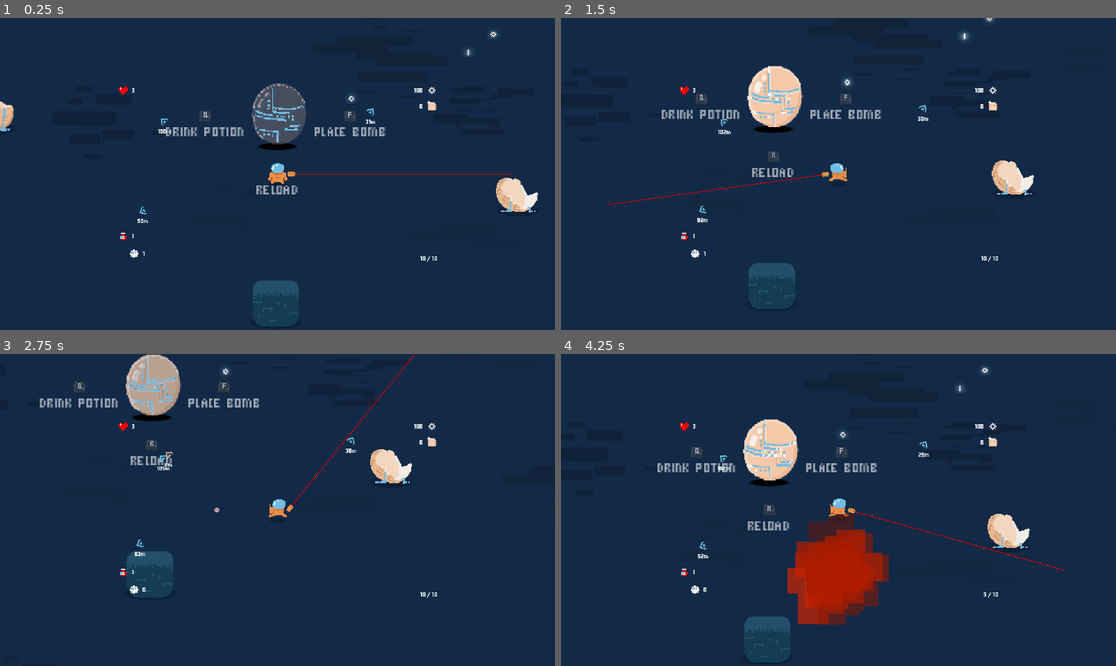
Above: before the commit, frames 1-4 (two rows, left to right).
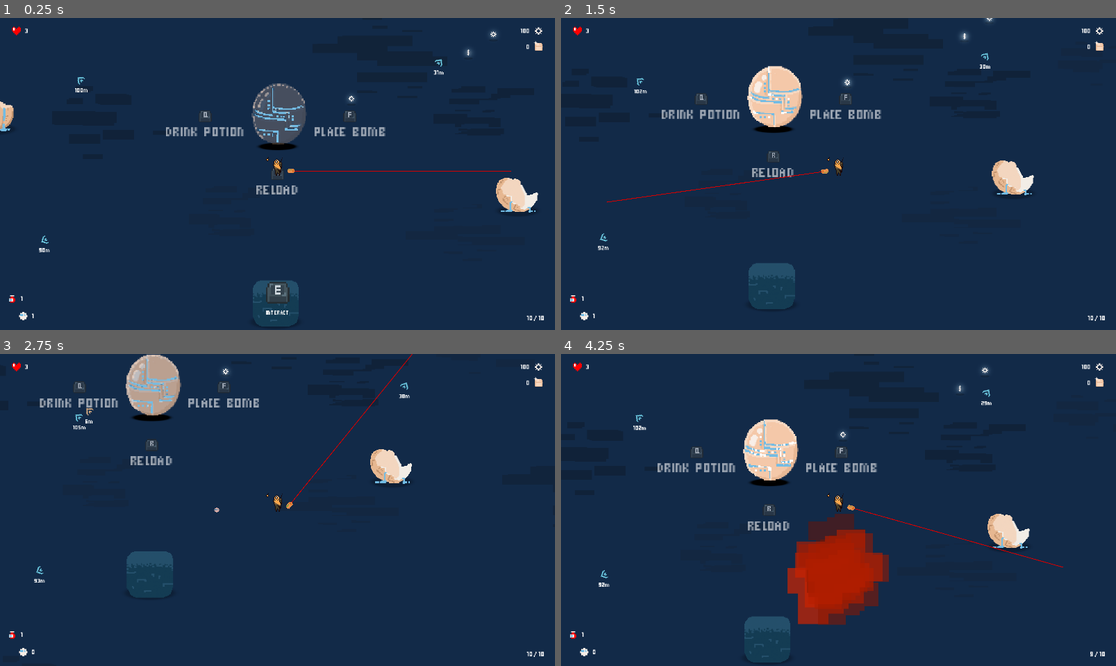
Above: after the commit, the same moments.

Repository: DeepRestGames/android-world
Game: Godot game, scene res://Scenes/LittleMainGameScene.tscn
Same seed, same stepped clock (60 frames per second), same inputs: the game is played once before the commit and once after it. The engine's default icon, where the game draws it, is replaced by a stand-in: a white triangle on a blue panel in a dark square.
Inputs (mouse positions are in pixels of both pictures, inside the frame that each line leads up to):
- Up to frame 1 (0.25 s): no input
- Up to frame 2 (1.5 s): tap Enter at 0.5 s; move the mouse to (960, 158) at 0.52 s; hold D (move_right) 0.53-1.28 s; hold Q (drink_potion) 0.53-1.28 s; move the mouse to (727, 189) at 1.27 s; hold S (move_down) from 1.28 s (still down); tap E (interact) at 1.35 s
- Up to frame 3 (2.75 s): move the mouse to (333, 441) at 2.02 s; release S (move_down) at 2.03 s; hold D (move_right) from 2.03 s (still down); hold F (place_bomb) from 2.03 s (still down)
- Up to frame 4 (4.25 s): move the mouse to (810, 572) at 2.77 s; release D (move_right) at 2.78 s; release F (place_bomb) at 2.78 s; hold W (move_up) 2.78-3.53 s; click (810, 572) at 2.85 s; move the mouse to (1005, 556) at 3.52 s; hold A (move_left) from 3.53 s (still down); hold Q (drink_potion) from 3.53 s (still down)

The runs differ from the first frame. In frame 1, 1.3% of the frame differs, in the area x 1-98%, y 2-98%; in frame 2, 1.0%; in frame 3, 1.1%; in frame 4, 1.1%.

Commit message:
player sprite update

Diff:
--- a/android-world_godot-project/Scenes/Player/Player.tscn
+++ b/android-world_godot-project/Scenes/Player/Player.tscn
@@ -1,17 +1,23 @@
-[gd_scene load_steps=24 format=3 uid="uid://b3nrx4ogcfxml"]
+[gd_scene load_steps=26 format=3 uid="uid://b3nrx4ogcfxml"]
 
 [ext_resource type="Script" uid="uid://44tdvccu5w1g" path="res://Scripts/Player/Player.gd" id="1_kyqiw"]
 [ext_resource type="Texture2D" uid="uid://c0hr88pmffrkx" path="res://Assets/Sprites/RoundShadow.png" id="2_fk5o5"]
 [ext_resource type="Script" uid="uid://ba5scic023y72" path="res://Scripts/Player/PlayerPowerups.gd" id="2_t26db"]
 [ext_resource type="Texture2D" uid="uid://yt8jiybethpy" path="res://Assets/Sprites/Player.png" id="2_ude3g"]
 [ext_resource type="Script" uid="uid://gmoeknbubjgr" path="res://Scripts/Player/WeaponRotation.gd" id="3_h54ih"]
+[ext_resource type="Texture2D" uid="uid://bc1mxcvyv2hfv" path="res://Assets/Sprites/Player/Android_SpriteSheet_v0.png" id="4_825xp"]
 [ext_resource type="Texture2D" uid="uid://cqqgt05fxr4ws" path="res://Assets/Sprites/Weapon.png" id="4_ude3g"]
 [ext_resource type="Script" uid="uid://cq5figb4s3vih" path="res://Scripts/Player/ScreenShake.gd" id="5_4wape"]
 [ext_resource type="PackedScene" uid="uid://b8e4ms8gpa7de" path="res://Scenes/UI/HUD.tscn" id="5_jmcll"]
 [ext_resource type="Texture2D" uid="uid://cqavx876fgh5s" path="res://Assets/Sprites/WhiteSprites.png" id="7_825xp"]
 
-[sub_resource type="CircleShape2D" id="CircleShape2D_qbkls"]
-radius = 36.0139
+[sub_resource type="CapsuleShape2D" id="CapsuleShape2D_0objx"]
+radius = 13.0
+height = 54.0
+
+[sub_resource type="CapsuleShape2D" id="CapsuleShape2D_w71ue"]
+radius = 13.0
+height = 54.0
 
 [sub_resource type="AnimationNodeAnimation" id="AnimationNodeAnimation_4wape"]
 animation = &"Idle"
@@ -55,7 +61,7 @@
 tracks/0/type = "value"
 tracks/0/imported = false
 tracks/0/enabled = true
-tracks/0/path = NodePath("PlayerSprite:frame")
+tracks/0/path = NodePath("PlayerSprite_backup:frame")
 tracks/0/interp = 1
 tracks/0/loop_wrap = true
 tracks/0/keys = {
@@ -70,7 +76,7 @@
 tracks/0/type = "value"
 tracks/0/imported = false
 tracks/0/enabled = true
-tracks/0/path = NodePath("PlayerSprite:frame")
+tracks/0/path = NodePath("PlayerSprite_backup:frame")
 tracks/0/interp = 1
 tracks/0/loop_wrap = true
 tracks/0/keys = {
@@ -82,7 +88,7 @@
 tracks/1/type = "value"
 tracks/1/imported = false
 tracks/1/enabled = true
-tracks/1/path = NodePath("PlayerSprite:flip_h")
+tracks/1/path = NodePath("PlayerSprite_backup:flip_h")
 tracks/1/interp = 1
 tracks/1/loop_wrap = true
 tracks/1/keys = {
@@ -99,7 +105,7 @@
 tracks/0/type = "value"
 tracks/0/imported = false
 tracks/0/enabled = true
-tracks/0/path = NodePath("PlayerSprite:frame")
+tracks/0/path = NodePath("PlayerSprite_backup:frame")
 tracks/0/interp = 1
 tracks/0/loop_wrap = true
 tracks/0/keys = {
@@ -111,7 +117,7 @@
 tracks/1/type = "value"
 tracks/1/imported = false
 tracks/1/enabled = true
-tracks/1/path = NodePath("PlayerSprite:flip_h")
+tracks/1/path = NodePath("PlayerSprite_backup:flip_h")
 tracks/1/interp = 1
 tracks/1/loop_wrap = true
 tracks/1/keys = {
@@ -128,7 +134,7 @@
 tracks/0/type = "value"
 tracks/0/imported = false
 tracks/0/enabled = true
-tracks/0/path = NodePath("PlayerSprite:frame")
+tracks/0/path = NodePath("PlayerSprite_backup:frame")
 tracks/0/interp = 1
 tracks/0/loop_wrap = true
 tracks/0/keys = {
@@ -140,7 +146,7 @@
 tracks/1/type = "value"
 tracks/1/imported = false
 tracks/1/enabled = true
-tracks/1/path = NodePath("PlayerSprite:flip_h")
+tracks/1/path = NodePath("PlayerSprite_backup:flip_h")
 tracks/1/interp = 1
 tracks/1/loop_wrap = true
 tracks/1/keys = {
@@ -163,6 +169,7 @@
 script = ExtResource("1_kyqiw")
 
 [node name="Shadow" type="Sprite2D" parent="."]
+visible = false
 modulate = Color(0, 0, 0, 0.247059)
 position = Vector2(0, 35)
 scale = Vector2(0.55, 0.15)
@@ -172,15 +179,49 @@
 script = ExtResource("2_t26db")
 
 [node name="CollisionShape2D" type="CollisionShape2D" parent="."]
-shape = SubResource("CircleShape2D_qbkls")
-
-[node name="PlayerSprite" type="Sprite2D" parent="."]
+position = Vector2(0, -24)
+shape = SubResource("CapsuleShape2D_0objx")
+
+[node name="PlayerSprite_backup" type="Sprite2D" parent="."]
+visible = false
 scale = Vector2(2.5, 2.5)
 texture = ExtResource("2_ude3g")
 hframes = 4
 vframes = 2
 frame = 4
 
+[node name="Weapon" type="Node2D" parent="PlayerSprite_backup"]
+position = Vector2(16, 0)
+scale = Vector2(0.4, 0.4)
+script = ExtResource("3_h54ih")
+
+[node name="WeaponSprite" type="Sprite2D" parent="PlayerSprite_backup/Weapon"]
+position = Vector2(8, 0)
+scale = Vector2(2.5, 2.5)
+texture = ExtResource("4_ude3g")
+hframes = 2
+
+[node name="LaserTracker" type="Sprite2D" parent="PlayerSprite_backup/Weapon/WeaponSprite"]
+modulate = Color(0.841804, 6.06447e-06, 6.73831e-07, 1)
+show_behind_parent = true
+position = Vector2(4.8, 0)
+scale = Vector2(3, 0.01)
+texture = ExtResource("7_825xp")
+offset = Vector2(50, 0)
+
+[node name="MuzzleMarker" type="Node2D" parent="PlayerSprite_backup/Weapon/WeaponSprite"]
+position = Vector2(4.8, 0)
+
+[node name="PlayerSprite" type="Sprite2D" parent="."]
+position = Vector2(-1.675, -10.155)
+scale = Vector2(2.5, 2.5)
+texture = ExtResource("4_825xp")
+offset = Vector2(0, -9.745)
+flip_h = true
+hframes = 3
+vframes = 3
+frame = 4
+
 [node name="Weapon" type="Node2D" parent="PlayerSprite"]
 position = Vector2(16, 0)
 scale = Vector2(0.4, 0.4)
@@ -213,9 +254,14 @@
 monitorable = false
 
 [node name="CollisionShape2D" type="CollisionShape2D" parent="Hitbox"]
-shape = SubResource("CircleShape2D_qbkls")
+position = Vector2(0, -24)
+shape = SubResource("CapsuleShape2D_w71ue")
 
 [node name="HUD" parent="." instance=ExtResource("5_jmcll")]
+offset_left = -960.0
+offset_top = -540.0
+offset_right = 960.0
+offset_bottom = 540.0
 
 [node name="AnimationTree" type="AnimationTree" parent="."]
 tree_root = SubResource("AnimationNodeStateMachine_t26db")
